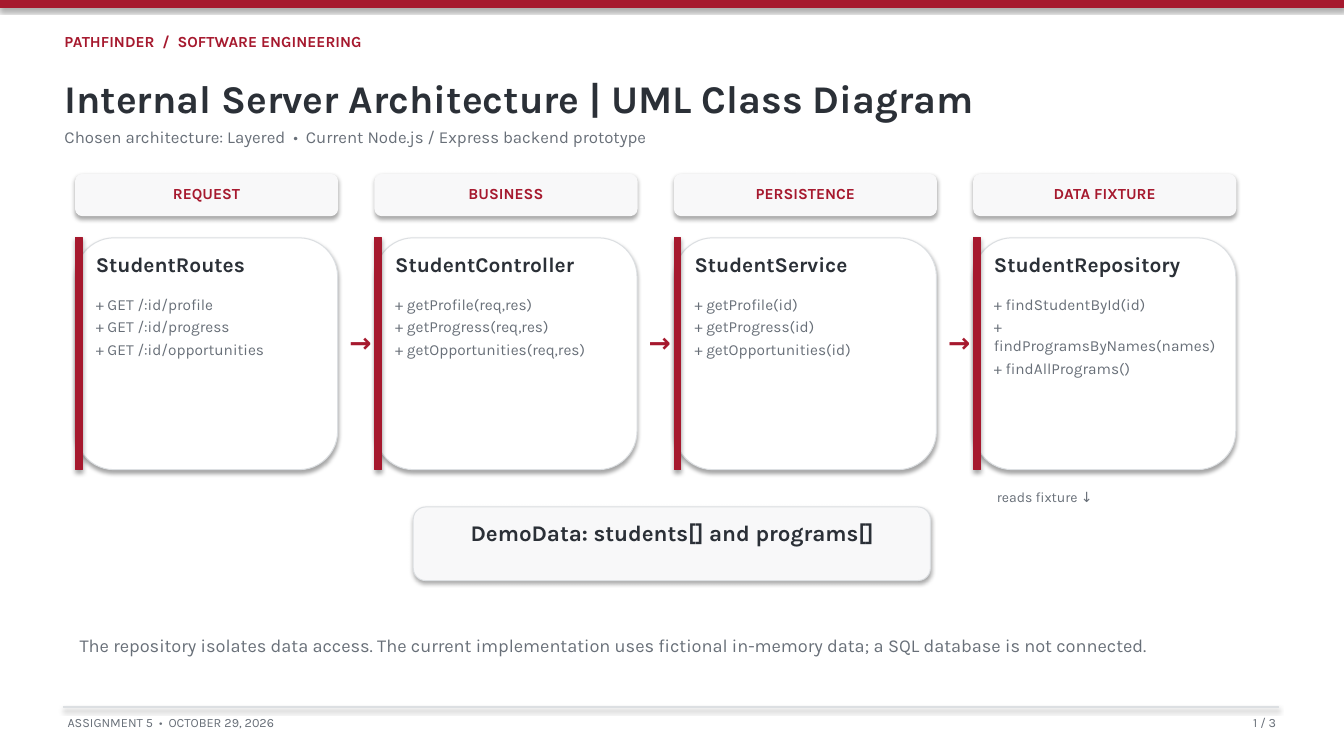
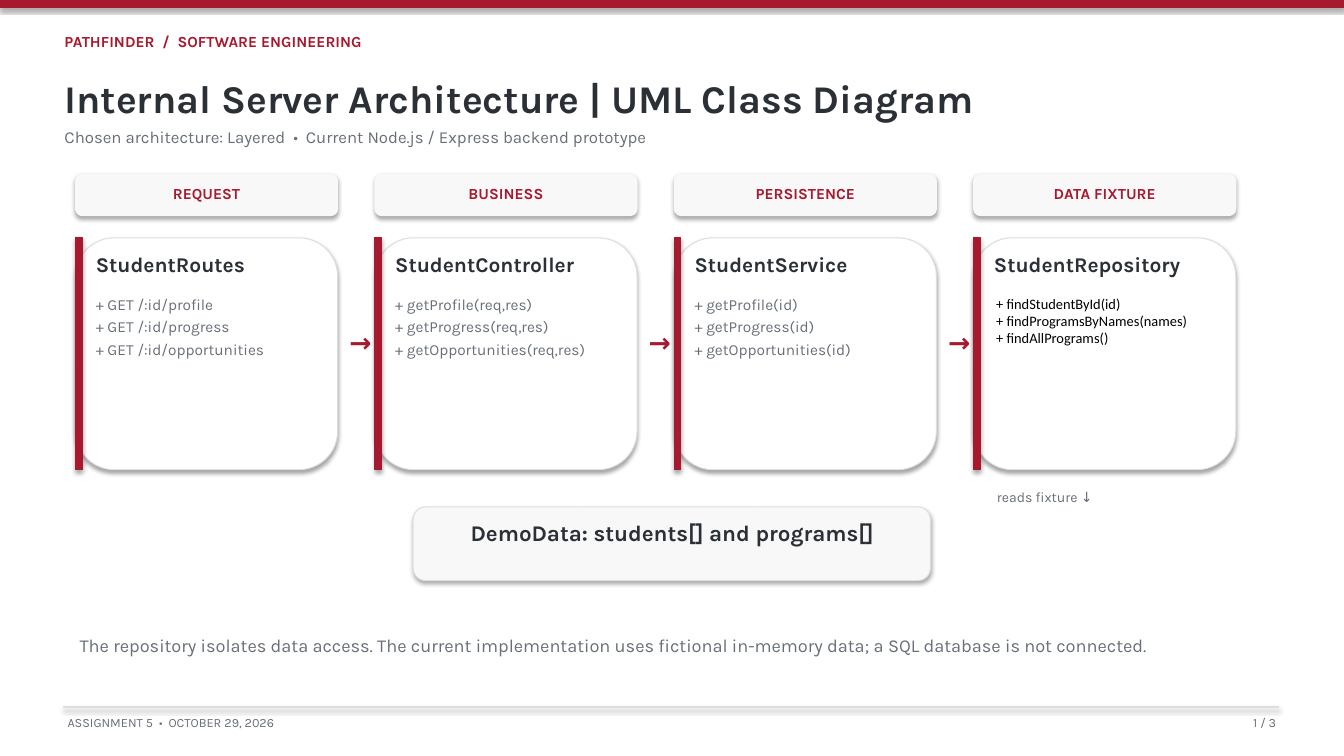
Before and after one commit to atalwar0312/Muhlenberg-PathFinder, a slide deck: slide 1 of docs/presentations/assignment-05-internal-server-architecture.pptx. Drawn at 1344x756 pixels with LibreOffice and Linux fonts; fonts in the diff are those of the drawing. Boxes give left, top, right and bottom in pixels: in the first picture for what was removed or moved away, otherwise in the second. Text is boxed around its words. In the diff, an @@ line names an element or a change of style, - is before the commit and + after.

```diff
--- a/docs/presentations/assignment-05-internal-server-architecture.pptx
+++ b/docs/presentations/assignment-05-internal-server-architecture.pptx
@@ text "+ findStudentById(id)" at (1007,298,1188,346): size 11 to 10.3 pt, font Karla to Calibri, text colour #686F78 to #000000; less space between paragraphs @@
```
Also in this commit, not shown: 1 other slide changed, 1 other file.
